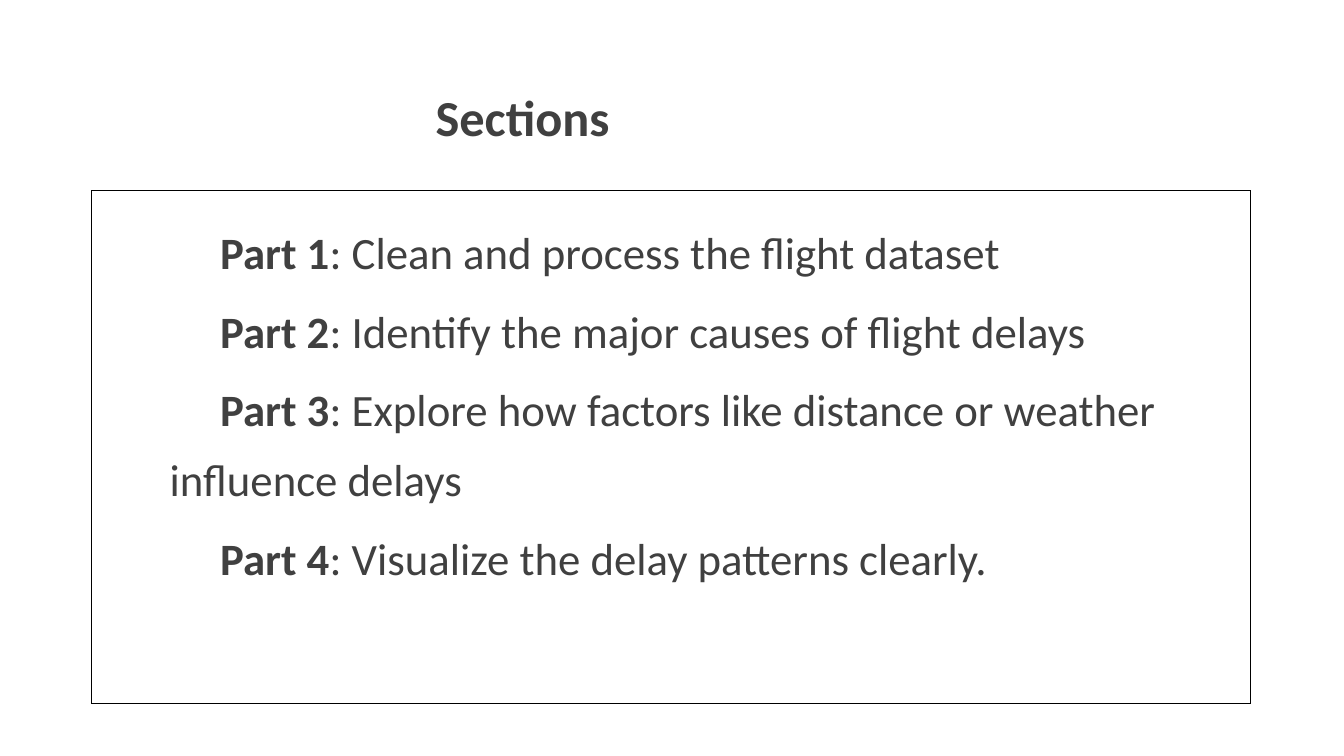
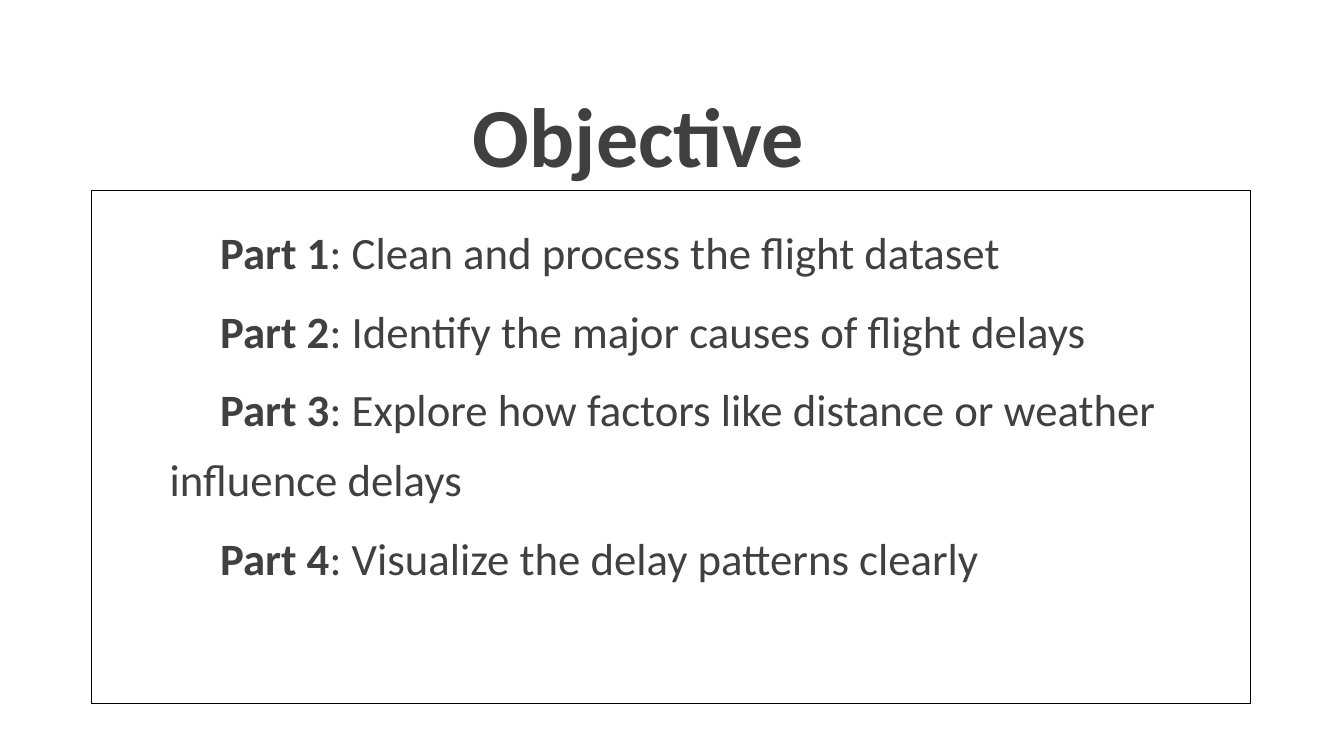
Before and after one commit to McLight-Note/Data_Process_Programming, a slide deck: slide 2 of Final_Project.pptx. Drawn at 1344x756 pixels with LibreOffice and Linux fonts; fonts in the diff are those of the drawing; background and template pictures are left out. Boxes give left, top, right and bottom in pixels: in the first picture for what was removed or moved away, otherwise in the second. Text is boxed around its words. In the diff, an @@ line names an element or a change of style, - is before the commit and + after.

```diff
--- a/Final_Project.pptx
+++ b/Final_Project.pptx
@@ text at <box>473,108,804,181</box>: text changed; size 36 to 60 pt @@
-Sections
+Objective
@@ text at <box>220,544,978,583</box>: text changed @@
-  Part 4: Visualize the delay patterns clearly.
+  Part 4: Visualize the delay patterns clearly
```
Also in this commit, not shown: 8 slides added, 1 slide removed.
